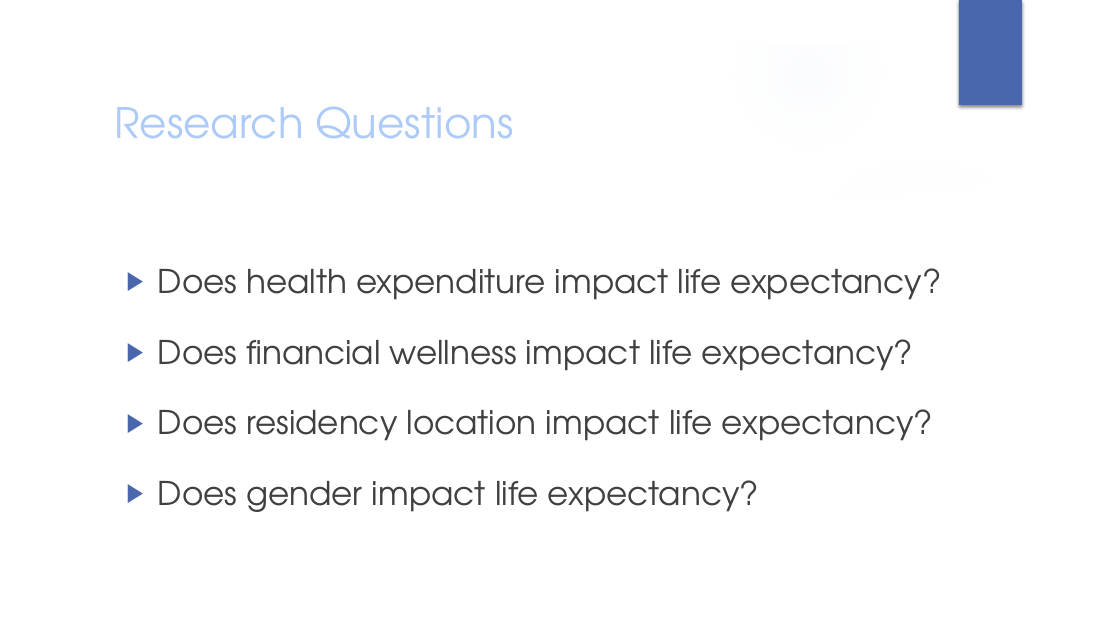
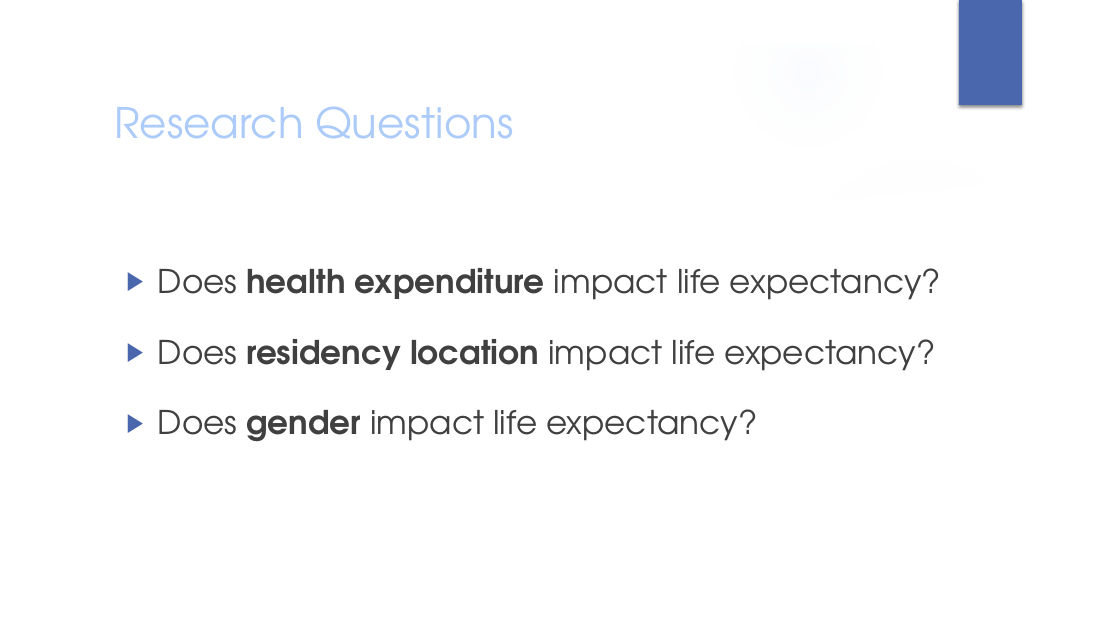
Before and after one commit to rachj14/project-one, a slide deck: slide 2 of Group-1-presentation.pptx. Drawn at 1120x630 pixels with LibreOffice and Linux fonts; fonts in the diff are those of the drawing; background and template pictures are left out. Boxes give left, top, right and bottom in pixels: in the first picture for what was removed or moved away, otherwise in the second. Text is boxed around its words. In the diff, an @@ line names an element or a change of style, - is before the commit and + after.

```diff
--- a/Group-1-presentation.pptx
+++ b/Group-1-presentation.pptx
@@ text "Does health expenditure impact life ..." at [158,268,941,441]: bold on in "health expenditure", "residency location", "gender" @@
@@ text at [158,339,913,371]: paragraph removed @@
-▶ Does financial wellness impact life expectancy?
```
Also in this commit, not shown: 13 other slides changed, 21 slides added, 1 other file.
